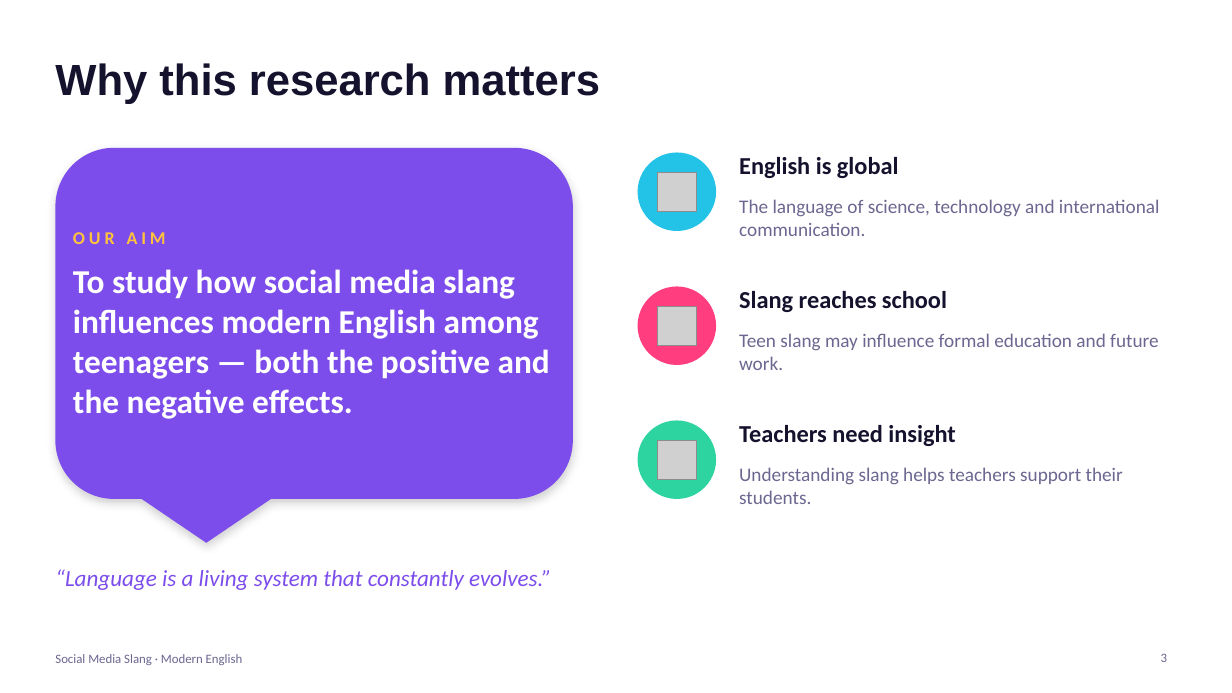
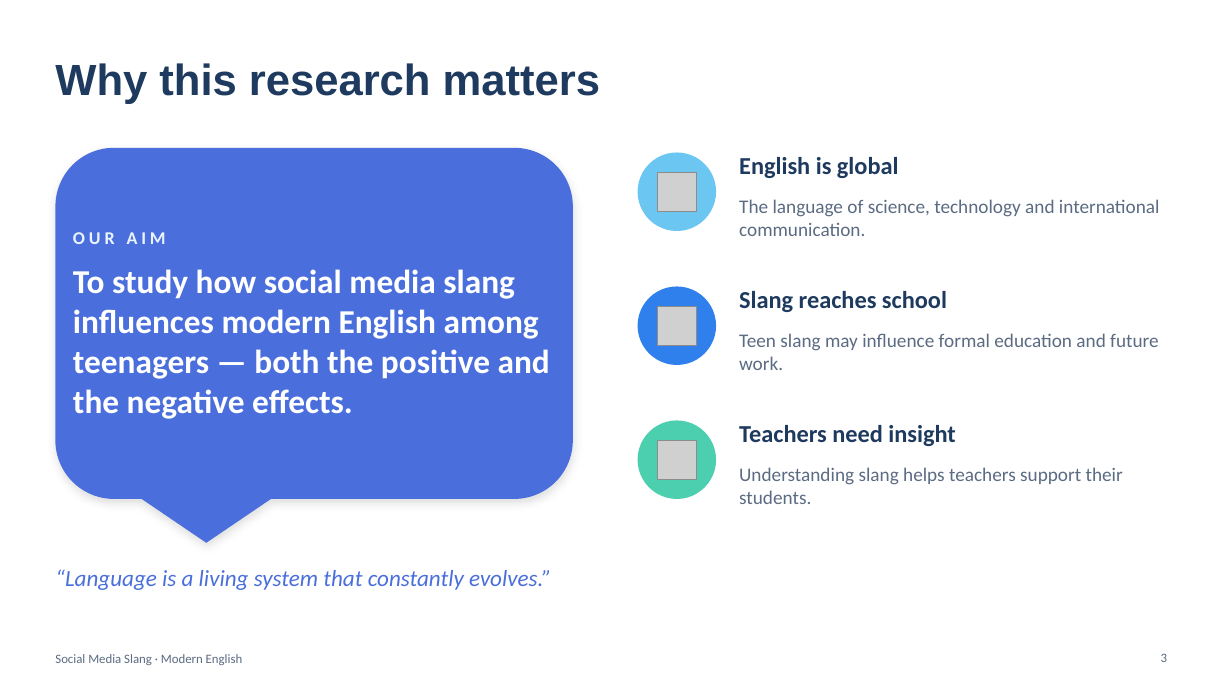
Before and after one commit to araymyrkieva9-sketch/english-daptar, a slide deck: slide 3 of Social_Media_Slang_Presentation.pptx. Drawn at 1232x693 pixels with LibreOffice and Linux fonts; fonts in the diff are those of the drawing; grey boxes stand for pictures. Boxes give left, top, right and bottom in pixels: in the first picture for what was removed or moved away, otherwise in the second. Text is boxed around its words. In the diff, an @@ line names an element or a change of style, - is before the commit and + after.

```diff
--- a/Social_Media_Slang_Presentation.pptx
+++ b/Social_Media_Slang_Presentation.pptx
@@ rounded speech box "OUR AIM" at <box>55,148,573,499</box>: fill #7C4DEB to #4A6FDC; shadow changed @@
@@ ellipse at <box>638,152,716,231</box>: fill #22C3E6 to #6CC6F2 @@
@@ text in rounded speech box at <box>73,232,166,244</box>: text colour #FFC23D to #EAF4FF in "OUR AIM" @@
@@ ellipse at <box>638,287,716,365</box>: fill #FF3D7F to #2F80ED @@
@@ text colour #15122E to #1E3A5F in 4 elements at <box>55,63,600,104</box>, <box>739,157,899,178</box>, <box>739,291,947,312</box>, <box>739,425,955,446</box> @@
@@ ellipse at <box>638,421,716,499</box>: fill #2DD4A0 to #4CCFAE @@
@@ text "“Language is a living system ..." at <box>55,569,551,590</box>: text colour #7C4DEB to #4A6FDC @@
@@ text colour #6B6790 to #5B6B82 in 4 elements at <box>739,199,1160,236</box>, <box>739,333,1159,370</box>, <box>739,467,1123,504</box>, <box>55,654,243,665</box> @@
```
Also in this commit, not shown: 16 other slides changed.
